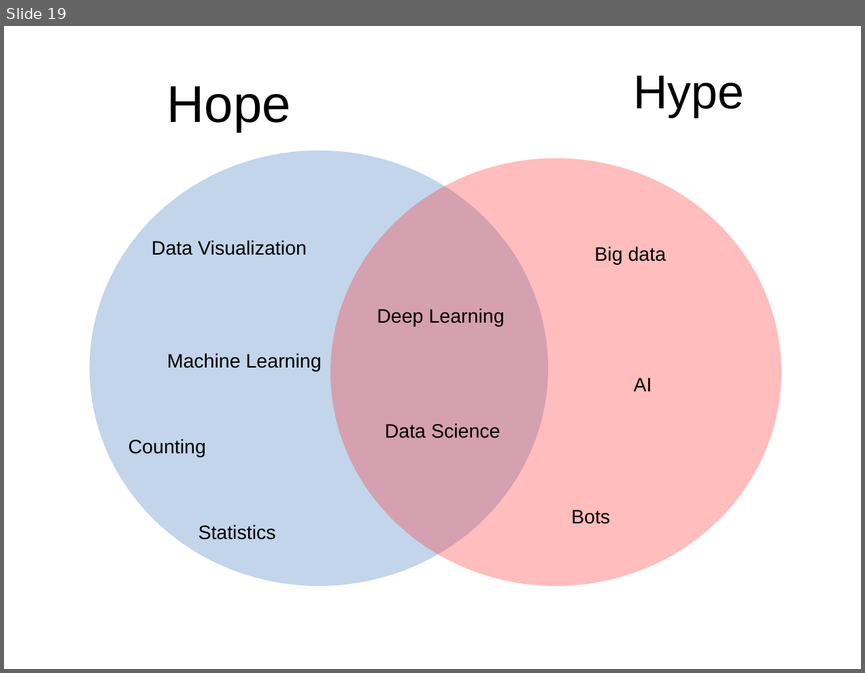
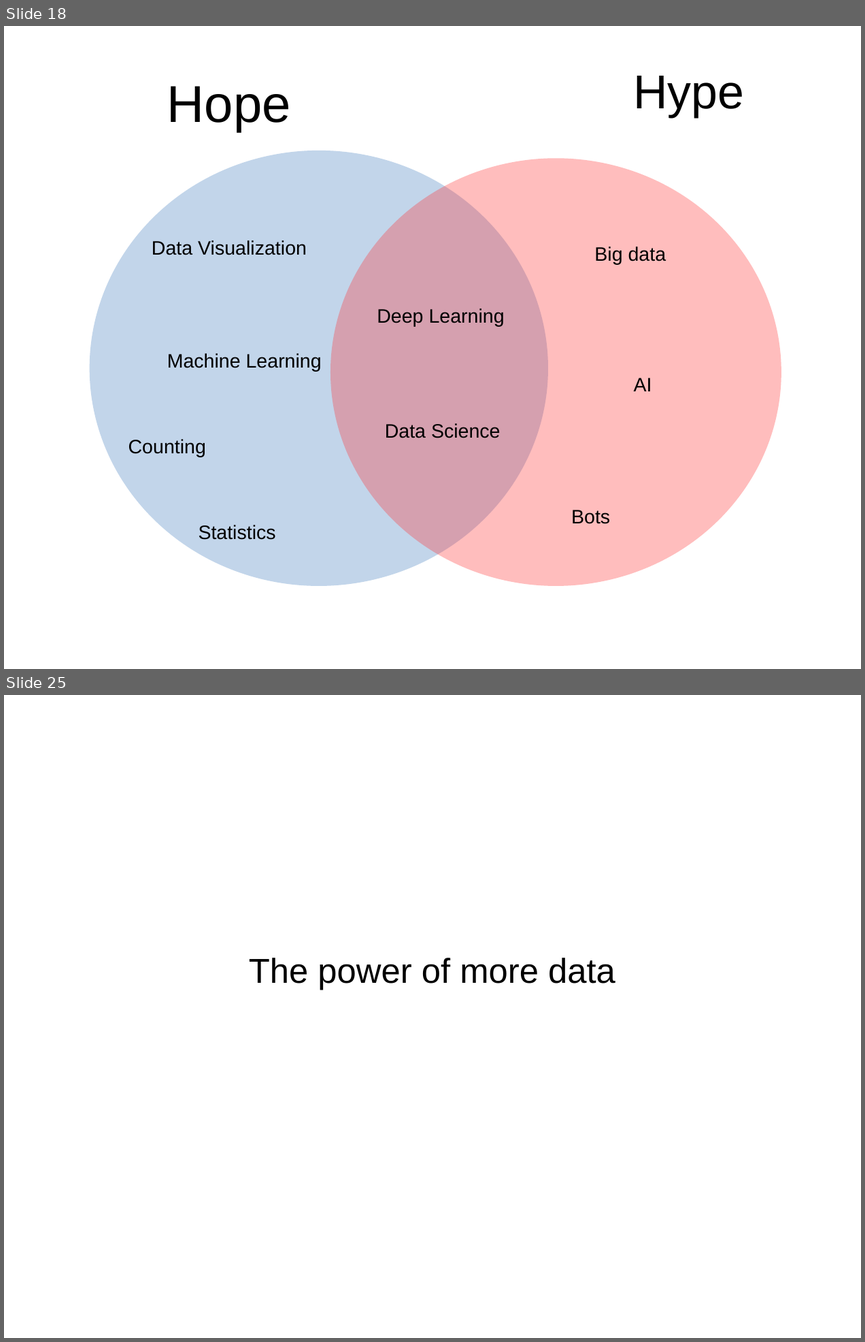
Before and after one commit to amueller/talks_odt, a slide deck: 2017/promises_and_perils_pyparis.odp. Shown one above the other, each under a label of ours: slide 19 before the commit, slides 18 and 25 after it; the slides between them are not shown. The pictures are 865x673 and 865x1342 pixels, drawn with LibreOffice and Linux fonts; fonts in the diff are those of the drawing. Boxes give left, top, right and bottom in pixels: in the first picture for what was removed or moved away, otherwise in the second. Text is boxed around its words. In the diff, an @@ line names an element or a change of style, - is before the commit and + after.

```diff
--- a/2017/promises_and_perils_pyparis.odp
+++ b/2017/promises_and_perils_pyparis.odp
@@ slide 25 added at bbox=[4, 695, 861, 1338], background #FFFFFF @@
@@ subtitle added at bbox=[249, 957, 615, 990], 32 pt, text #000000 @@
+The power of more data
@@ what was slide 19 is now slide 18 @@
```
Also in this commit, not shown: 3 slides changed, 14 other slides added, 9 slides removed.
